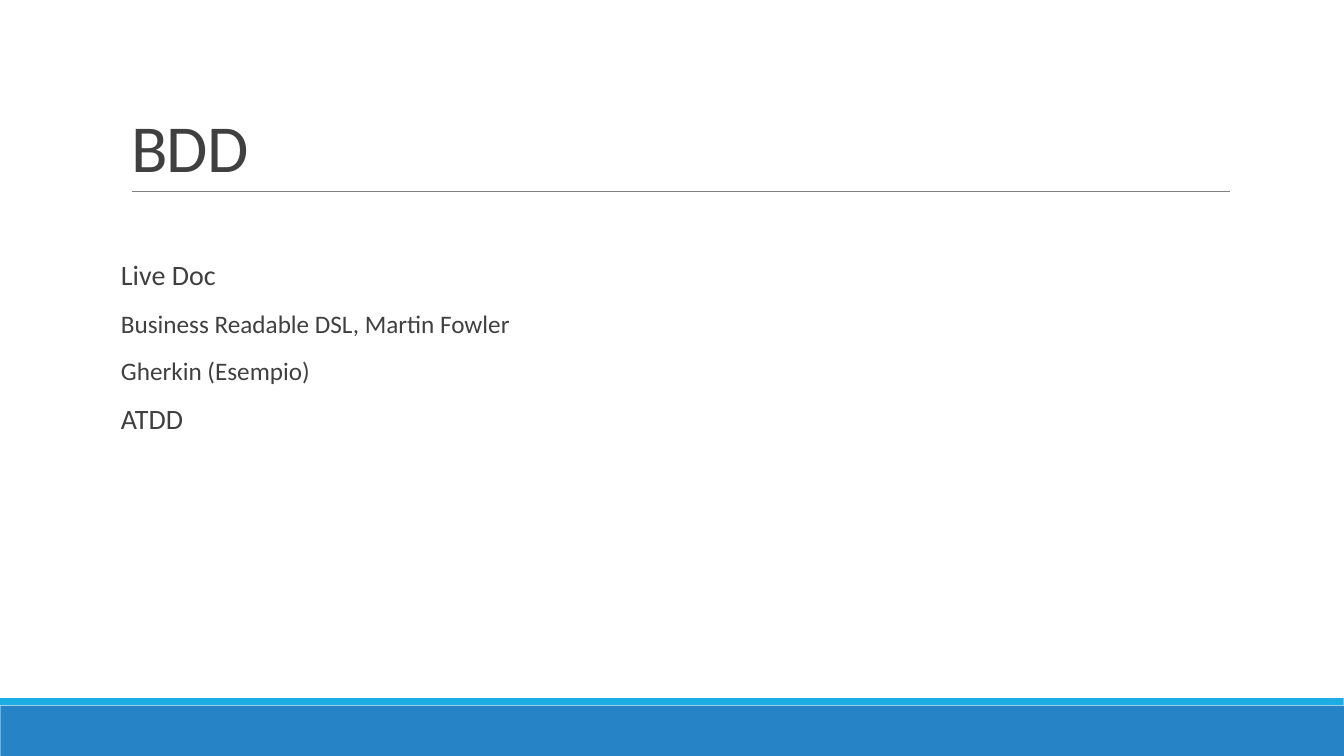
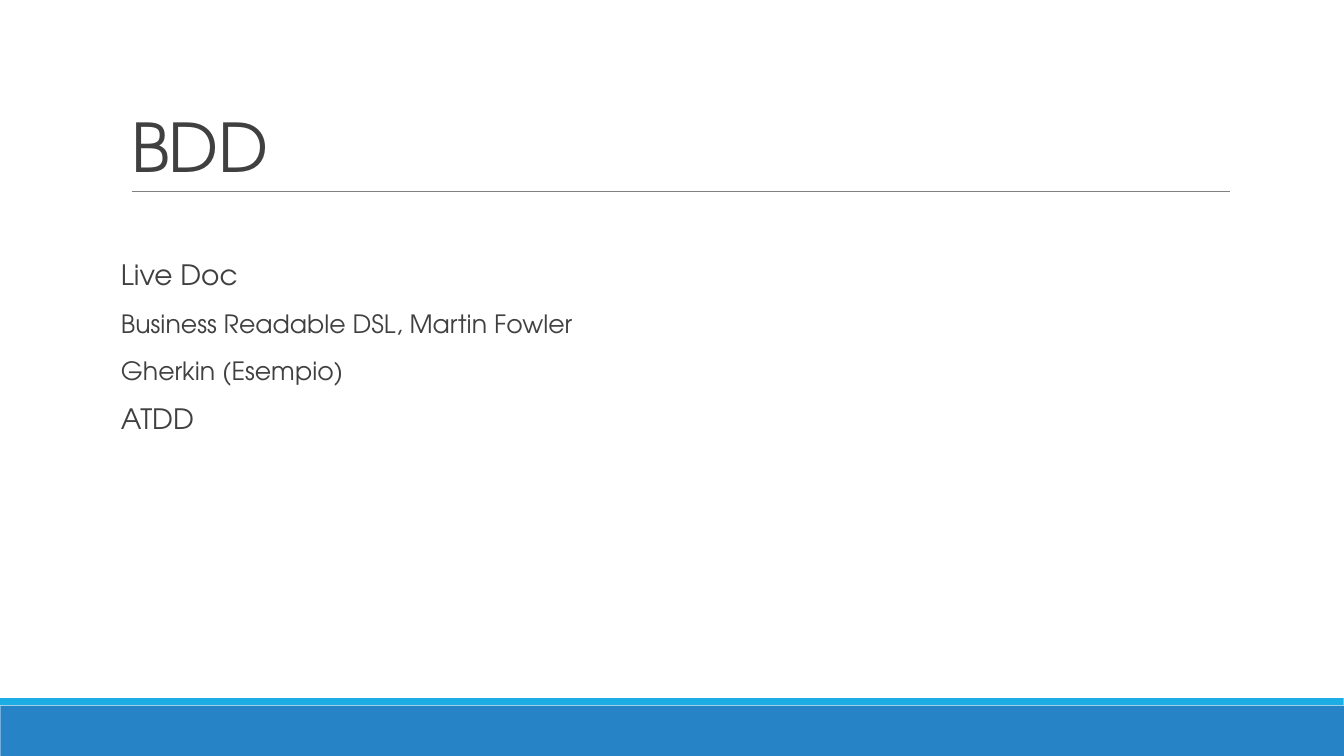
Before and after one commit to TTia/xblog-thesis, a slide deck: slide 4 of Presentazione.pptx. Drawn at 1344x756 pixels with LibreOffice and Linux fonts; fonts in the diff are those of the drawing. Boxes give left, top, right and bottom in pixels: in the first picture for what was removed or moved away, otherwise in the second. Text is boxed around its words. In the diff, an @@ line names an element or a change of style, - is before the commit and + after.

```diff
--- a/Presentazione.pptx
+++ b/Presentazione.pptx
@@ title "BDD" at [131, 122, 268, 192]: font Calibri to TeX Gyre Adventor @@
@@ text "Live Doc" at [121, 264, 572, 429]: font Calibri to TeX Gyre Adventor @@
```
Also in this commit, not shown: 10 other slides changed, 9 slides added, 19 other files.
